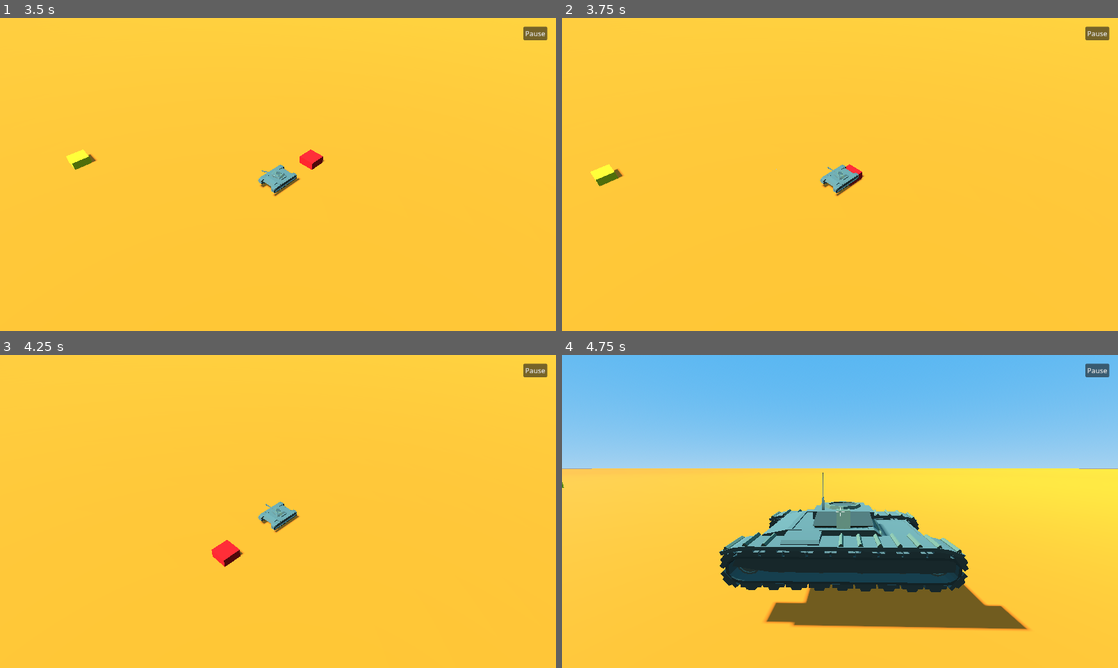
Above: before the commit, frames 1-4 (two rows, left to right).
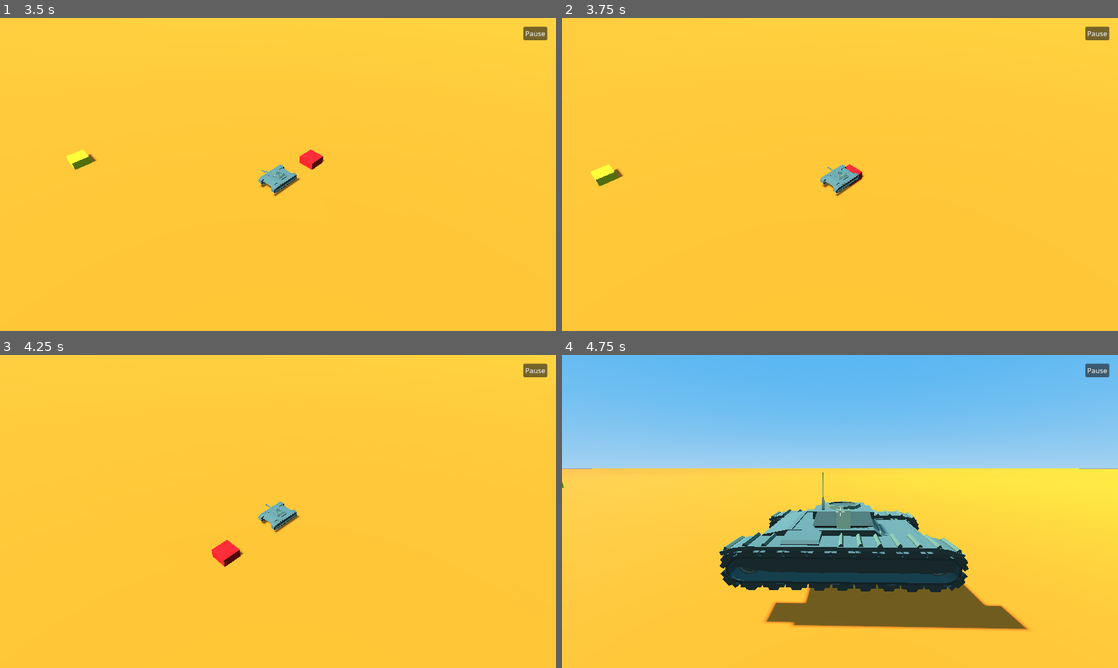
Above: after the commit, the same moments.

Repository: LeanEntropy/playdreams_code_templates
Game: Godot game, scene res://main.tscn
Same seed, same stepped clock (60 frames per second), same inputs: the game is played once before the commit and once after it.
Inputs (mouse positions are in pixels of both pictures, inside the frame that each line leads up to):
- Up to frame 1 (3.5 s): tap Enter at 0.5 s; move the mouse to (305, 174) at 0.52 s; press the mouse at (305, 174) at 0.53 s; hold W (forward) 0.53-1.25 s; release the mouse at (305, 174) at 1.25 s; click "Pause" at 1.25 s; click "Resume" at 2 s; move the mouse to (250, 174) at 2.77 s; hold W (forward) from 2.78 s (still down); tap C (switch_camera) at 2.85 s
- Up to frame 2 (3.75 s): keep holding W (forward); move the mouse to (851, 168) at 3.52 s; press the mouse at (851, 168) at 3.53 s
- Up to frame 3 (4.25 s): keep holding W (forward)
- Up to frame 4 (4.75 s): keep holding W (forward); move the mouse to (834, 517) at 4.27 s; release the mouse at (834, 517) at 4.28 s; tap C (switch_camera) at 4.35 s

Frame 1 is identical in both runs. In frame 2, less than 0.1% of the frame differs, in the area x 38-54%, y 46-56%; in frame 3, less than 0.1%; in frame 4, less than 0.1%.

Commit message:
fix: clean up dead code, fix project name, remove unused config keys
- project.godot: rename to "tanks-3d", remove unused default_env ref
- ui_layer.gd: use GameConfig autoload instead of ConfigFile.new()
- shooting_component.gd: remove fragile camera name check
- game_config.cfg: remove 9 dead keys from old 3-camera system

Co-Authored-By: Claude Opus 4.6 <noreply@anthropic.com>

Diff:
--- a/tanks-3d/code/UI/ui_layer.gd
+++ b/tanks-3d/code/UI/ui_layer.gd
@@ -12,11 +12,8 @@
 	pause_label.hide()
 	get_tree().paused = false
 
-	var config = ConfigFile.new()
-	config.load("res://game_config.cfg")
-
-	var primary_key_str = config.get_value("controls", "pause_key_primary", "P")
-	var secondary_key_str = config.get_value("controls", "pause_key_secondary", "")
+	var primary_key_str = GameConfig.get_value("controls", "pause_key_primary", "P")
+	var secondary_key_str = GameConfig.get_value("controls", "pause_key_secondary", "")
 	pause_key_primary = OS.find_keycode_from_string(primary_key_str)
 	if secondary_key_str != "":
 		pause_key_secondary = OS.find_keycode_from_string(secondary_key_str)
--- a/tanks-3d/code/components/shooting_component.gd
+++ b/tanks-3d/code/components/shooting_component.gd
@@ -159,7 +159,7 @@
 func _get_aim_target() -> Vector3:
 	var cam: Camera3D = get_viewport().get_camera_3d()
 
-	if cam and cam.name == "TankCamera":
+	if cam:
 		return AimingHelper.get_screen_center_target(cam, 1000.0, [_player])
 
 	var muzzle_pos: Vector3 = get_muzzle_position()
--- a/tanks-3d/game_config.cfg
+++ b/tanks-3d/game_config.cfg
@@ -12,7 +12,6 @@
 button_text_color="FFFFFF"
 
 [tank]
-camera_mode="chase"
 forward_speed=18.0
 reverse_speed=8.0
 hull_turn_speed=2.0
@@ -23,12 +22,6 @@
 mouse_sensitivity=0.003
 barrel_pitch_min=-12.0
 barrel_pitch_max=30.0
-camera_follow_speed=12.0
-topdown_camera_height=20.0
-topdown_min_zoom=10.0
-topdown_max_zoom=40.0
-free_cam_distance=15.0
-fov=75.0
 
 [shooting]
 fire_rate=1.0
@@ -36,9 +29,7 @@
 projectile_gravity_scale=0.1
 screen_shake_enabled=true
 screen_shake_intensity=0.03
-camera_kick_degrees=2.5
 muzzle_flash_enabled=true
-barrel_recoil_distance=0.1
 
 [projectile]
 mesh_radius=0.2
--- a/tanks-3d/project.godot
+++ b/tanks-3d/project.godot
@@ -10,7 +10,7 @@
 
 [application]
 
-config/name="base_godot_3D"
+config/name="tanks-3d"
 run/main_scene="res://main.tscn"
 config/features=PackedStringArray("4.6")
 
@@ -88,5 +88,3 @@
 }
 
 [rendering]
-
-environment/defaults/default_environment="res://default_env.tres"
